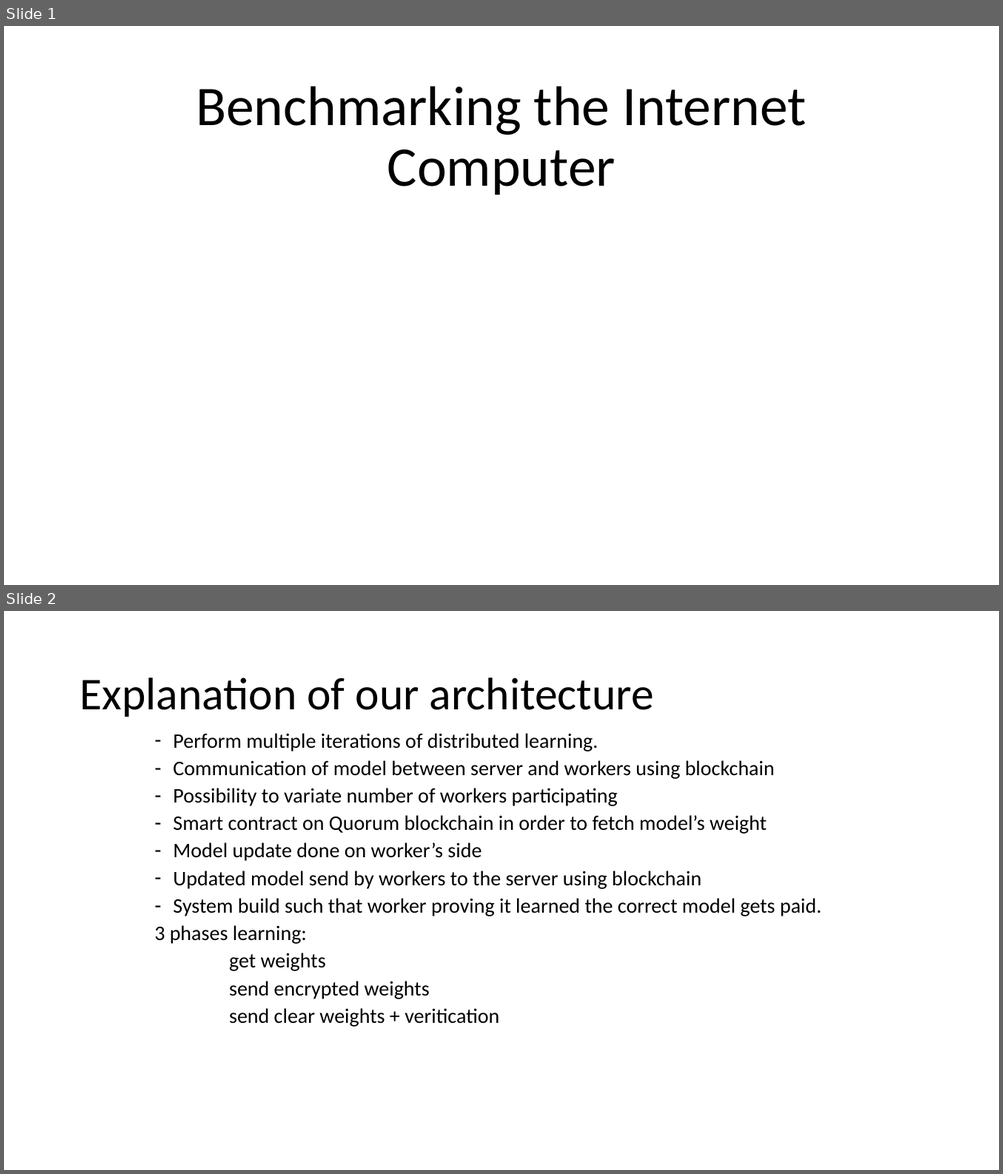
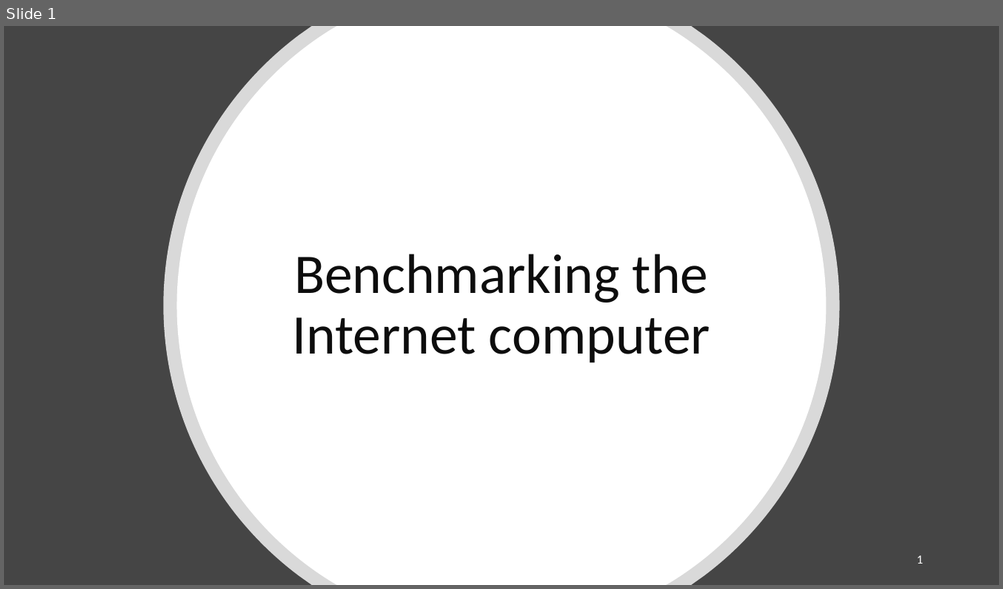
Before and after one commit to douglasbouchet/ML_on_blockchain, a slide deck: Presentation.pptx. Shown one above the other, each under a label of ours: slides 1 and 2 before the commit, slide 1 after it. The pictures are 1003x1174 and 1003x589 pixels, drawn with LibreOffice and Linux fonts; fonts in the diff are those of the drawing. Boxes give left, top, right and bottom in pixels: in the first picture for what was removed or moved away, otherwise in the second. Text is boxed around its words. In the diff, an @@ line names an element or a change of style, - is before the commit and + after.

```diff
--- a/Presentation.pptx
+++ b/Presentation.pptx
@@ slide 2 removed at (x1=4, y1=611, x2=999, y2=1170), background #FFFFFF @@
@@ title removed at (x1=79, y1=678, x2=654, y2=717) @@
-Explanation of our architecture
@@ text removed at (x1=154, y1=733, x2=821, y2=1027) @@
-    – Perform multiple iterations of distributed learning.
-    – Communication of model between server and workers using blockchain
-    – Possibility to variate number of workers participating
-    – Smart contract on Quorum blockchain in order to fetch model’s weight
-    – Model update done on worker’s side
-    – Updated model send by workers to the server using blockchain
-    – System build such that worker proving it learned the correct model gets paid.
-    3 phases learning:
-    get weights
-    send encrypted weights
-    send clear weights + veritication
@@ slide 1 changed as well @@
@@ background #FFFFFF to #454545 @@
@@ freeform shape added at (x1=164, y1=26, x2=839, y2=585), fill #FFFFFF at 80% opacity @@
@@ freeform shape added at (x1=177, y1=26, x2=826, y2=585), fill #FFFFFF @@
@@ title "Benchmarking the Internet computer" at (x1=292, y1=254, x2=710, y2=363): vertical alignment bottom to middle @@
@@ title at (x1=292, y1=254, x2=710, y2=363): text changed; text colour #000000 to #0D0D0D @@
-Benchmarking the Internet Computer
+Benchmarking the Internet computer
@@ page number added at (x1=916, y1=556, x2=922, y2=564), 12 pt, text #FFFFFF @@
+1
```
Also in this commit, not shown: 14 slides added, 13 other slides removed, 10 other files.
